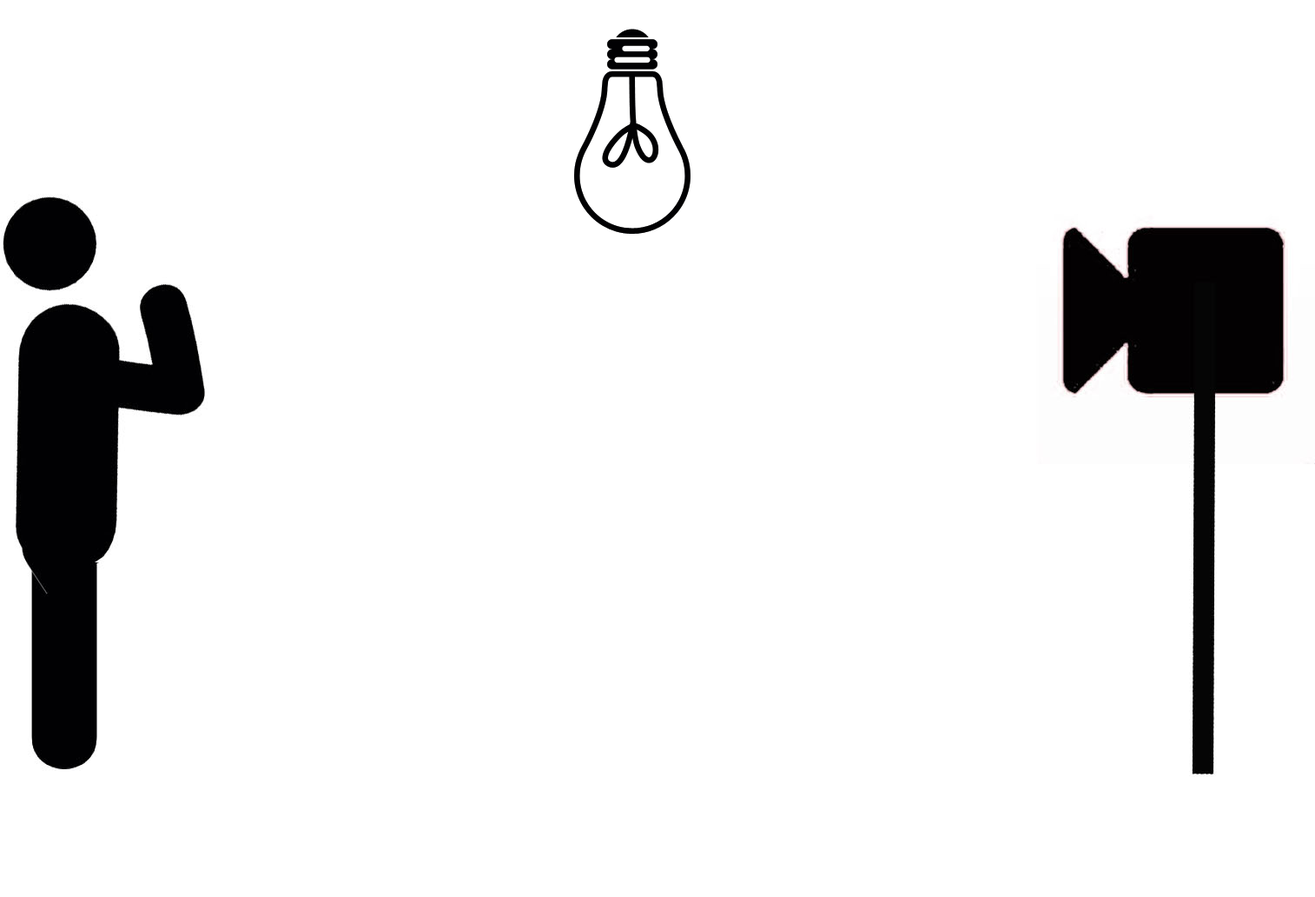
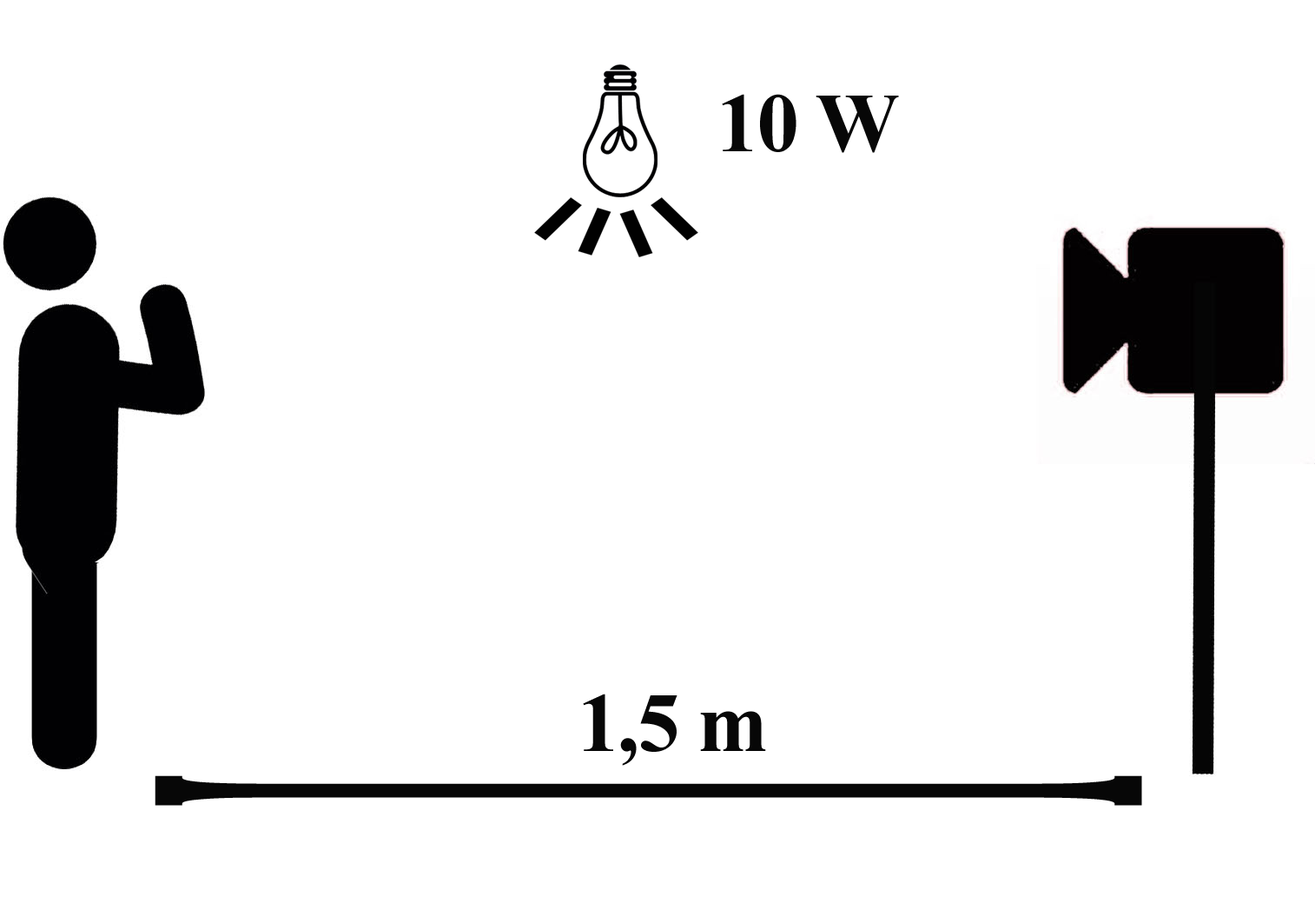
Two versions of the same layered image (1315x897). Layer-by-layer changes:
painted on "Shape 1" over 574, 28, 691, 234
added layer "Layer 4 copy 3" above "10 W" over 534, 197, 699, 258
added layer "10 W" above "1,5 m" over 722, 93, 900, 153
added layer "1,5 m" above "I" over 582, 693, 767, 766
added layer "I" above "Layer 2" over 154, 775, 1143, 806
added layer "Layer 3" above "Background" over 154, 28, 1143, 806
